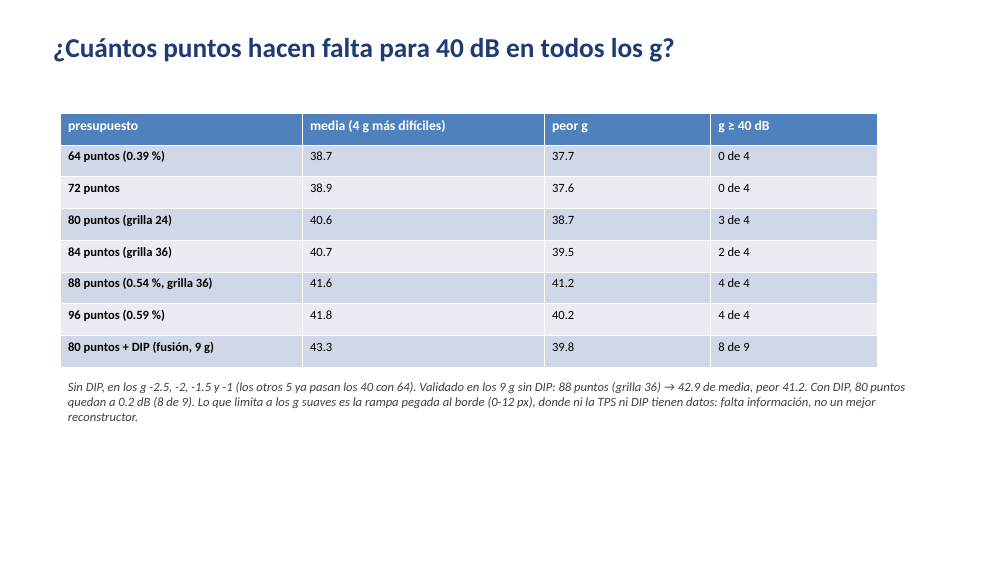
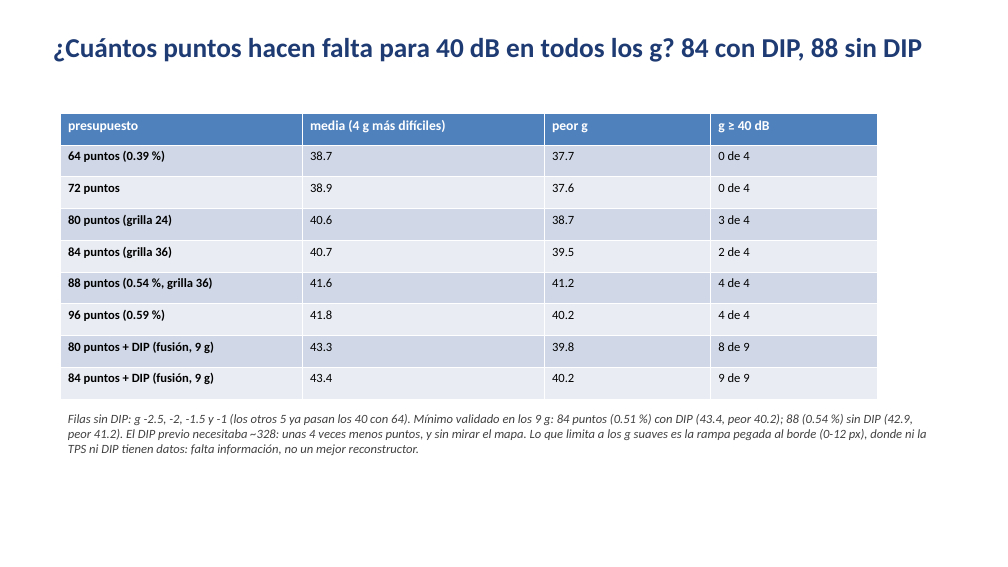
Before and after one commit to santiafonso/Tesis, a slide deck: slide 23 of presentaciones/presentacion4_autoexp/presentacion4_autoexp.pptx. Drawn at 1008x567 pixels with LibreOffice and Linux fonts; fonts in the diff are those of the drawing. Boxes give left, top, right and bottom in pixels: in the first picture for what was removed or moved away, otherwise in the second. Text is boxed around its words. In the diff, an @@ line names an element or a change of style, - is before the commit and + after.

Commit message:
autoexp: minimo para 40 dB en 9 g = 84 pts con DIP (43.4/40.2), 88 sin DIP

```diff
--- a/presentaciones/presentacion4_autoexp/presentacion4_autoexp.pptx
+++ b/presentaciones/presentacion4_autoexp/presentacion4_autoexp.pptx
@@ text at bbox=[53, 38, 922, 62]: text changed @@
-¿Cuántos puntos hacen falta para 40 dB en todos los g?
+¿Cuántos puntos hacen falta para 40 dB en todos los g? 84 con DIP, 88 sin DIP
@@ table at bbox=[60, 113, 877, 399] @@
+row 9: 84 puntos + DIP (fusión, 9 g) | 43.4 | 40.2 | 9 de 9
@@ text at bbox=[68, 414, 926, 455]: text changed @@
-Sin DIP, en los g -2.5, -2, -1.5 y -1 (los otros 5 ya pasan los 40 con 64). Validado en los 9 g sin DIP: 88 puntos (grilla 36) → 42.9 de media, peor 41.2. Con DIP, 80 puntos quedan a 0.2 dB (8 de 9). Lo que limita a los g suaves es la rampa pegada al borde (0-12 px), donde ni la TPS ni DIP tienen datos: falta información, no un mejor reconstructor.
+Filas sin DIP: g -2.5, -2, -1.5 y -1 (los otros 5 ya pasan los 40 con 64). Mínimo validado en los 9 g: 84 puntos (0.51 %) con DIP (43.4, peor 40.2); 88 (0.54 %) sin DIP (42.9, peor 41.2). El DIP previo necesitaba ~328: unas 4 veces menos puntos, y sin mirar el mapa. Lo que limita a los g suaves es la rampa pegada al borde (0-12 px), donde ni la TPS ni DIP tienen datos: falta información, no un mejor reconstructor.
```
Also in this commit, not shown: 3 other files.
